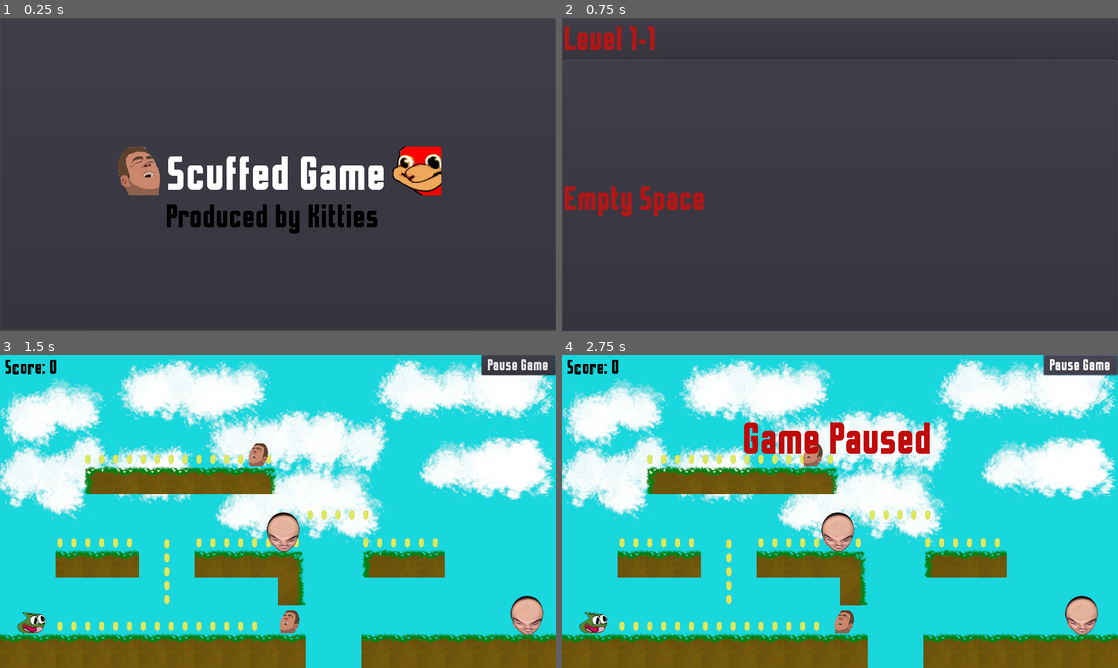
Above: before the commit, frames 1-4 (two rows, left to right).
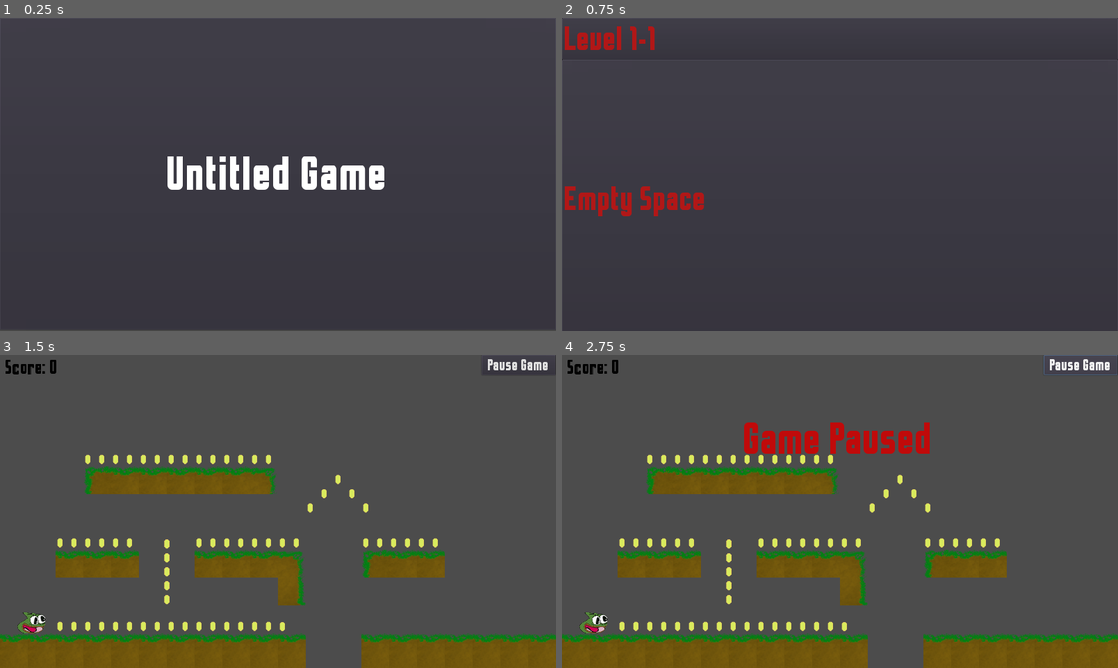
Above: after the commit, the same moments.

Repository: cbenally183/Test-Game
Game: Godot game, scene res://Menu.tscn
Same seed, same stepped clock (60 frames per second), same inputs: the game is played once before the commit and once after it.
Inputs:
- Up to frame 1 (0.25 s): no input
- Up to frame 2 (0.75 s): click "Scuffed Game" (after the commit: "Untitled Game") at 0.5 s
- Up to frame 3 (1.5 s): click "Level 1-1" at 1.25 s
- Up to frame 4 (2.75 s): click "Pause Game" at 2 s

The runs differ from the first frame. In frame 1, 4.5% of the frame differs, in the area x 21-80%, y 41-69%; in frame 2, nothing differs; in frame 3, 82%, in the area x 0-100%, y 0-100%; in frame 4, 80%.

Commit message:
changedfilenames

Diff:
--- /dev/null
+++ b/DeathWall.gd
@@ -0,0 +1,2 @@
+extends Area2D
+const TYPE = "DEATHAREA"
--- a/KinematicBody2D.gd
+++ b/KinematicBody2D.gd
@@ -56,7 +56,8 @@
 		motion.x = lerp(motion.x, 0, 0.2)
 
 	for body in $playerhitbox.get_overlapping_bodies():
-		if body.get("TYPE") == "ENEMY" and alive:
+		if (body.get("TYPE") == "ENEMY" or body.get("TYPE") == "DEATHAREA") and alive:
+			print("Body: " + str(body))
 			player.volume_db = VOLUME+20
 			player.stream = load("res://Sounds/SoundFX/hurt.wav")
 			player.play()
@@ -84,16 +85,3 @@
 		player.play()
 	else:
 		pass
-
-
-
-func _on_hitbox_body_entered(body):
-	if body.get("type") == "ENEMY":
-		var player = AudioStreamPlayer.new()
-		player.volume_db = VOLUME+40
-		player.stream = load("res://Sounds/SoundFX/hurt.wav")
-		player.play()
-		print("touched")
-		get_node("../UI/Loss").show()
-	else:
-		pass
--- a/Menu.gd
+++ b/Menu.gd
@@ -1,7 +1,8 @@
 extends Control
 func _ready():
-	var player = AudioStreamPlayer.new()
-	self.add_child(player)
-	player.stream = load("res://Sounds/Music/menu.ogg")
-	player.volume_db = -20
-	player.play()
+	#var player = AudioStreamPlayer.new()
+	#self.add_child(player)
+	#player.stream = load("res://Sounds/Music/ogg")
+	#player.volume_db = -20
+	#player.play()
+	pass
--- a/Menu.tscn
+++ b/Menu.tscn
@@ -1,18 +1,12 @@
-[gd_scene load_steps=8 format=2]
+[gd_scene load_steps=5 format=2]
 
 [ext_resource path="res://Menu.gd" type="Script" id=1]
 [ext_resource path="res://TimeandSpace-Regular.ttf" type="DynamicFontData" id=2]
 [ext_resource path="res://Button.gd" type="Script" id=3]
-[ext_resource path="res://sprites/Characters/402867992930680833.png" type="Texture" id=4]
-[ext_resource path="res://sprites/Enemys/gachigasm.png" type="Texture" id=5]
 
 [sub_resource type="DynamicFont" id=1]
 size = 98
 outline_color = Color( 0, 0, 0, 1 )
-font_data = ExtResource( 2 )
-
-[sub_resource type="DynamicFont" id=2]
-size = 66
 font_data = ExtResource( 2 )
 
 [node name="Control" type="Control"]
@@ -27,24 +21,6 @@
 margin_bottom = 717.0
 custom_fonts/font = SubResource( 1 )
 custom_colors/font_color = Color( 1, 1, 1, 1 )
-text = "Scuffed Game"
+text = "Untitled Game"
 script = ExtResource( 3 )
-
-[node name="402867992930680833" type="Sprite" parent="Node2D"]
-position = Vector2( 960, 352 )
-texture = ExtResource( 4 )
-
-[node name="gachigasm" type="Sprite" parent="Node2D"]
-position = Vector2( 320, 352 )
-texture = ExtResource( 5 )
-
-[node name="Label" type="Label" parent="Node2D"]
-margin_left = 384.0
-margin_top = 416.0
-margin_right = 915.0
-margin_bottom = 503.0
-custom_fonts/font = SubResource( 2 )
-custom_colors/font_color = Color( 0, 0, 0, 1 )
-text = "Produced by Kitties"
 [connection signal="pressed" from="Node2D/MenuButton" to="Node2D/MenuButton" method="_on_Button_pressed"]
-[connection signal="pressed" from="Node2D/MenuButton" to="." method="_on_Button_pressed"]
--- a/World.tscn
+++ b/World.tscn
@@ -13,10 +13,8 @@
 [ext_resource path="res://sprites/Items/coin/0.png" type="Texture" id=11]
 [ext_resource path="res://TimeandSpace-Regular.ttf" type="DynamicFontData" id=12]
 [ext_resource path="res://5Head.gd" type="Script" id=13]
-[ext_resource path="res://sprites/Enemys/5Head.png" type="Texture" id=14]
-[ext_resource path="res://Billy.gd" type="Script" id=15]
-[ext_resource path="res://sprites/Enemys/gachigasm.png" type="Texture" id=16]
-[ext_resource path="res://backup tileset.png" type="Texture" id=17]
+[ext_resource path="res://Billy.gd" type="Script" id=14]
+[ext_resource path="res://backup tileset.png" type="Texture" id=15]
 
 [sub_resource type="SpriteFrames" id=1]
 animations = [ {
@@ -50,7 +48,7 @@
 font_data = ExtResource( 12 )
 
 [sub_resource type="CircleShape2D" id=8]
-radius = 35.5423
+radius = 36.5536
 
 [sub_resource type="RectangleShape2D" id=9]
 extents = Vector2( 47.2323, 56.8923 )
@@ -69,13 +67,10 @@
 size = 90
 font_data = SubResource( 12 )
 
-[sub_resource type="DynamicFont" id=21]
+[sub_resource type="DynamicFont" id=14]
 size = 32
 font_data = ExtResource( 12 )
 
-[sub_resource type="ConvexPolygonShape2D" id=14]
-points = PoolVector2Array( 0, 0, 64, 0, 64, 64, 0, 64 )
-
 [sub_resource type="ConvexPolygonShape2D" id=15]
 points = PoolVector2Array( 0, 0, 64, 0, 64, 64, 0, 64 )
 
@@ -91,10 +86,13 @@
 [sub_resource type="ConvexPolygonShape2D" id=19]
 points = PoolVector2Array( 0, 0, 64, 0, 64, 64, 0, 64 )
 
-[sub_resource type="TileSet" id=20]
+[sub_resource type="ConvexPolygonShape2D" id=20]
+points = PoolVector2Array( 0, 0, 64, 0, 64, 64, 0, 64 )
+
+[sub_resource type="TileSet" id=21]
 resource_local_to_scene = true
 0/name = "backup tileset.png 0"
-0/texture = ExtResource( 17 )
+0/texture = ExtResource( 15 )
 0/tex_offset = Vector2( 0, 0 )
 0/modulate = Color( 1, 1, 1, 1 )
 0/region = Rect2( 64, 64, 64, 64 )
@@ -196,6 +194,7 @@
 
 [node name="background" type="StaticBody2D" parent="."]
 pause_mode = 2
+visible = false
 script = ExtResource( 2 )
 
 [node name="Sky" type="Sprite" parent="background"]
@@ -203,7 +202,6 @@
 texture = ExtResource( 3 )
 
 [node name="Player" type="KinematicBody2D" parent="."]
-editor/display_folded = true
 position = Vector2( -224, -32 )
 script = ExtResource( 4 )
 
@@ -227,8 +225,6 @@
 position = Vector2( -215.865, 325.954 )
 shape = SubResource( 3 )
 
-[node name="floor" type="StaticBody2D" parent="."]
-
 [node name="Invisible Walls" type="StaticBody2D" parent="."]
 editor/display_folded = true
 
@@ -244,10 +240,6 @@
 position = Vector2( 54.0338, -329.014 )
 shape = SubResource( 5 )
 
-[node name="Area2D" type="Area2D" parent="Invisible Walls"]
-
-[node name="CollisionShape2D" type="CollisionShape2D" parent="Invisible Walls/Area2D"]
-
 [node name="Coin" type="Node2D" parent="."]
 editor/display_folded = true
 
@@ -508,6 +500,32 @@
 shape = SubResource( 6 )
 
 [node name="Sprite" type="Sprite" parent="Coin/coin54"]
+position = Vector2( -21.8473, 16.738 )
+texture = ExtResource( 11 )
+
+[node name="coin59" type="Area2D" parent="Coin"]
+editor/display_folded = true
+position = Vector2( 128, 288 )
+script = ExtResource( 10 )
+
+[node name="CollisionShape2D" type="CollisionShape2D" parent="Coin/coin59"]
+position = Vector2( -21.8473, 16.738 )
+shape = SubResource( 6 )
+
+[node name="Sprite" type="Sprite" parent="Coin/coin59"]
+position = Vector2( -21.8473, 16.738 )
+texture = ExtResource( 11 )
+
+[node name="coin60" type="Area2D" parent="Coin"]
+editor/display_folded = true
+position = Vector2( 160, 288.738 )
+script = ExtResource( 10 )
+
+[node name="CollisionShape2D" type="CollisionShape2D" parent="Coin/coin60"]
+position = Vector2( -21.8473, 16.738 )
+shape = SubResource( 6 )
+
+[node name="Sprite" type="Sprite" parent="Coin/coin60"]
 position = Vector2( -21.8473, 16.738 )
 texture = ExtResource( 11 )
 
@@ -773,7 +791,7 @@
 
 [node name="coin28" type="Area2D" parent="Coin"]
 editor/display_folded = true
-position = Vector2( 224, 32 )
+position = Vector2( 224, 15.6585 )
 script = ExtResource( 10 )
 
 [node name="CollisionShape2D" type="CollisionShape2D" parent="Coin/coin28"]
@@ -799,7 +817,7 @@
 
 [node name="coin29" type="Area2D" parent="Coin"]
 editor/display_folded = true
-position = Vector2( 256, 32 )
+position = Vector2( 256, -17.0795 )
 script = ExtResource( 10 )
 
 [node name="CollisionShape2D" type="CollisionShape2D" parent="Coin/coin29"]
@@ -825,7 +843,7 @@
 
 [node name="coin30" type="Area2D" parent="Coin"]
 editor/display_folded = true
-position = Vector2( 288, 32 )
+position = Vector2( 288, -49.8175 )
 script = ExtResource( 10 )
 
 [node name="CollisionShape2D" type="CollisionShape2D" parent="Coin/coin30"]
@@ -851,7 +869,7 @@
 
 [node name="coin31" type="Area2D" parent="Coin"]
 editor/display_folded = true
-position = Vector2( 320, 32 )
+position = Vector2( 320, -17.0795 )
 script = ExtResource( 10 )
 
 [node name="CollisionShape2D" type="CollisionShape2D" parent="Coin/coin31"]
@@ -903,7 +921,7 @@
 
 [node name="coin32" type="Area2D" parent="Coin"]
 editor/display_folded = true
-position = Vector2( 352, 32 )
+position = Vector2( 352, 15.6585 )
 script = ExtResource( 10 )
 
 [node name="CollisionShape2D" type="CollisionShape2D" parent="Coin/coin32"]
@@ -1030,36 +1048,31 @@
 custom_colors/font_color = Color( 0, 0, 0, 1 )
 
 [node name="enemy" type="KinematicBody2D" parent="."]
-editor/display_folded = true
 
 [node name="5Head" type="KinematicBody2D" parent="enemy"]
-editor/display_folded = true
 script = ExtResource( 13 )
 
 [node name="Sprite" type="Sprite" parent="enemy/5Head"]
-position = Vector2( 706.077, 276.81 )
+position = Vector2( 723.086, 279.149 )
 scale = Vector2( 0.732718, 0.717683 )
-texture = ExtResource( 14 )
 
 [node name="CollisionShape2D2" type="CollisionShape2D" parent="enemy/5Head"]
-position = Vector2( 707.102, 281.59 )
+position = Vector2( 720.175, 282.524 )
 shape = SubResource( 8 )
 
 [node name="hitbox" type="Area2D" parent="enemy/5Head"]
-position = Vector2( 696.4, 248.383 )
+position = Vector2( 730.537, 250.821 )
 
 [node name="CollisionShape2D" type="CollisionShape2D" parent="enemy/5Head/hitbox"]
-position = Vector2( 10.7025, 33.2073 )
+position = Vector2( -11.5494, 30.5842 )
 shape = SubResource( 8 )
 
 [node name="5Head2" type="KinematicBody2D" parent="enemy"]
-editor/display_folded = true
 script = ExtResource( 13 )
 
 [node name="Sprite" type="Sprite" parent="enemy/5Head2"]
 position = Vector2( 144.884, 76.4422 )
 scale = Vector2( 0.732718, 0.717683 )
-texture = ExtResource( 14 )
 
 [node name="CollisionShape2D2" type="CollisionShape2D" parent="enemy/5Head2"]
 position = Vector2( 145.909, 81.2223 )
@@ -1073,33 +1086,30 @@
 shape = SubResource( 8 )
 
 [node name="Billy" type="KinematicBody2D" parent="enemy"]
-editor/display_folded = true
-script = ExtResource( 15 )
+script = ExtResource( 14 )
 
 [node name="Sprite" type="Sprite" parent="enemy/Billy"]
-position = Vector2( 159.816, 294.441 )
+position = Vector2( -226.841, 99.6423 )
 scale = Vector2( 0.462254, 0.474663 )
-texture = ExtResource( 16 )
 
 [node name="CollisionShape2D" type="CollisionShape2D" parent="enemy/Billy"]
-position = Vector2( 159.92, 294.255 )
+position = Vector2( -223.957, 99.0591 )
 scale = Vector2( 0.462254, 0.474663 )
 shape = SubResource( 9 )
 
 [node name="hitbox" type="Area2D" parent="enemy/Billy"]
+position = Vector2( -386.657, -194.799 )
 
 [node name="CollisionShape2D" type="CollisionShape2D" parent="enemy/Billy/hitbox"]
-position = Vector2( 159.393, 295.348 )
+position = Vector2( 162.571, 296.142 )
 shape = SubResource( 10 )
 
 [node name="Billy2" type="KinematicBody2D" parent="enemy"]
-editor/display_folded = true
-script = ExtResource( 15 )
+script = ExtResource( 14 )
 
 [node name="Sprite" type="Sprite" parent="enemy/Billy2"]
 position = Vector2( 87.6917, -89.6786 )
 scale = Vector2( 0.462254, 0.474663 )
-texture = ExtResource( 16 )
 
 [node name="CollisionShape2D" type="CollisionShape2D" parent="enemy/Billy2"]
 position = Vector2( 87.7957, -89.8646 )
@@ -1152,16 +1162,15 @@
 margin_left = 1109.0
 margin_right = 1279.0
 margin_bottom = 20.0
-custom_fonts/font = SubResource( 21 )
+custom_fonts/font = SubResource( 14 )
 text = "Pause Game"
 
 [node name="TileMap" type="TileMap" parent="."]
-tile_set = SubResource( 20 )
+tile_set = SubResource( 21 )
 format = 1
 tile_data = PoolIntArray( -5, 0, 0, -4, 1, 0, -3, 1, 0, -2, 1, 0, -1, 1, 0, -65536, 1, 0, -65535, 2, 0, 196600, 3, 0, 1 …(685 unchanged characters)…
-[connection signal="body_entered" from="Player/playerhitbox" to="Player" method="_on_playerhitbox_body_entered"]
+[connection signal="body_entered" from="Coin/coin0" to="Coin/coin0" method="_on_Area2D_body_entered"]
 [connection signal="body_entered" from="Coin/coin0" to="Player" method="_on_Area2D_body_entered"]
-[connection signal="body_entered" from="Coin/coin0" to="Coin/coin0" method="_on_Area2D_body_entered"]
 [connection signal="body_entered" from="Coin/coin0" to="." method="_on_Area2D2_body_entered"]
 [connection signal="body_entered" from="Coin/coin45" to="Coin/coin45" method="_on_Area2D_body_entered"]
 [connection signal="body_entered" from="Coin/coin45" to="Player" method="_on_Area2D_body_entered"]
@@ -1220,6 +1229,12 @@
 [connection signal="body_entered" from="Coin/coin54" to="Player" method="_on_Area2D_body_entered"]
 [connection signal="body_entered" from="Coin/coin54" to="." method="_on_Area2D2_body_entered"]
 [connection signal="body_entered" from="Coin/coin54" to="Coin/coin54" method="_on_Area2D_body_entered"]
+[connection signal="body_entered" from="Coin/coin59" to="Player" method="_on_Area2D_body_entered"]
+[connection signal="body_entered" from="Coin/coin59" to="." method="_on_Area2D2_body_entered"]
+[connection signal="body_entered" from="Coin/coin59" to="Coin/coin59" method="_on_Area2D_body_entered"]
+[connection signal="body_entered" from="Coin/coin60" to="Player" method="_on_Area2D_body_entered"]
+[connection signal="body_entered" from="Coin/coin60" to="." method="_on_Area2D2_body_entered"]
+[connection signal="body_entered" from="Coin/coin60" to="Coin/coin60" method="_on_Area2D_body_entered"]
 [connection signal="body_entered" from="Coin/coin14" to="Player" method="_on_Area2D_body_entered"]
 [connection signal="body_entered" from="Coin/coin14" to="." method="_on_Area2D2_body_entered"]
 [connection signal="body_entered" from="Coin/coin14" to="Coin/coin14" method="_on_Area2D_body_entered"]
--- a/background.gd
+++ b/background.gd
@@ -1,8 +1,9 @@
 extends StaticBody2D
 
 func _ready():
-	var player = AudioStreamPlayer.new()
-	self.add_child(player)
-	player.stream = load("res://Sounds/Music/Yoshis Island (right♂version).ogg")
-	player.volume_db = -20
-	player.play()
+	#var player = AudioStreamPlayer.new()
+	#self.add_child(player)
+	#player.stream = load("res://Sounds/Music/")
+	#player.volume_db = -20
+	#player.play()
+	pass
--- a/project.godot
+++ b/project.godot
@@ -15,7 +15,7 @@
 
 [application]
 
-config/name="Test Game"
+config/name="MLPlatformer"
 run/main_scene="res://Menu.tscn"
 config/icon="res://icon.png"
 
Not shown: 8 places in World.tscn that only renumber resources
Not shown, changed: export_presets.cfg
Binary file removed: sprites/Characters/402867992930680833.png
Binary file removed: sprites/Enemys/5Head.png
Not shown, removed: sprites/Enemys/5Head.png.import
Binary file removed: sprites/Enemys/gachigasm.png
Not shown, removed: sprites/Enemys/gachigasm.png.import
Not shown, added: Versions/Pre Alpha Beta v0.069.zip
Not shown, added: Versions/Pre Alpha Beta v0.069/virus.exe
Not shown, added: Versions/Pre Alpha Beta v0.069/virus.pck
Not shown, changed: sprites/Blocks/Thumbs.db
Not shown, changed: sprites/Characters/Running/Thumbs.db
(and 2 more such lines)
